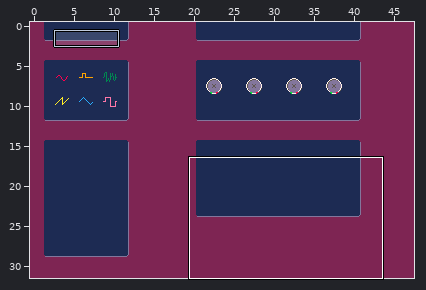
Level history. LDtk project: tiny-cli/src/main/resources/sfx/editor.ldtk. The first picture is a wide view before the edit; the outline marks the close-up.
Close-up. Before the commit:
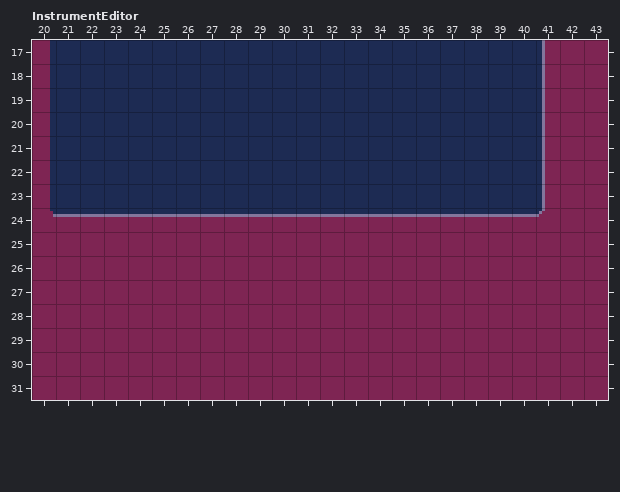
Cells are 8x8 px. Shown: InstrumentEditor x 20..43, y 17..31. The commit also changed other parts of the map, which this record leaves out.
After:
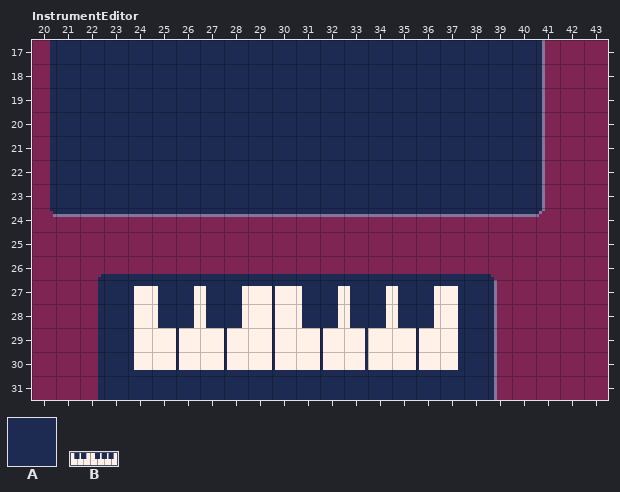
Key: from "IntGrid": A 1; from "Sfx": B 322.
_ is an empty cell.
Objects are placed by their top-left corner, in cells (3,4 is the top-left corner of cell 3,4); size is 1x1 cell unless given.
Log entry: Instrument configuration on the SFX editor
Difference:
Layer "IntGrid":
Tile A is added in rows 26 to 31 at x 22 to 39.
Layer "Entities":
A new object: B "Keyboard" at 24,27 size 14x4.
